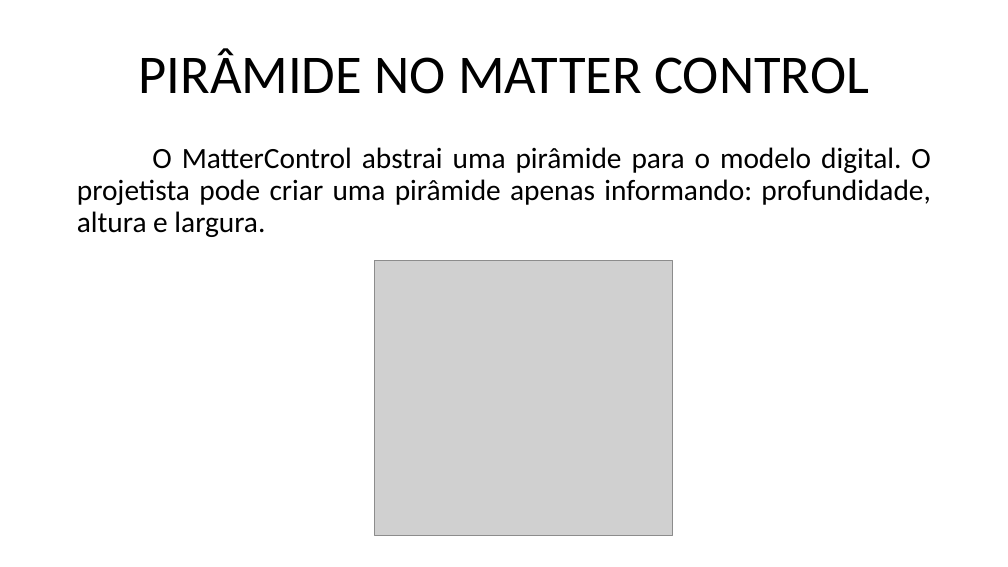
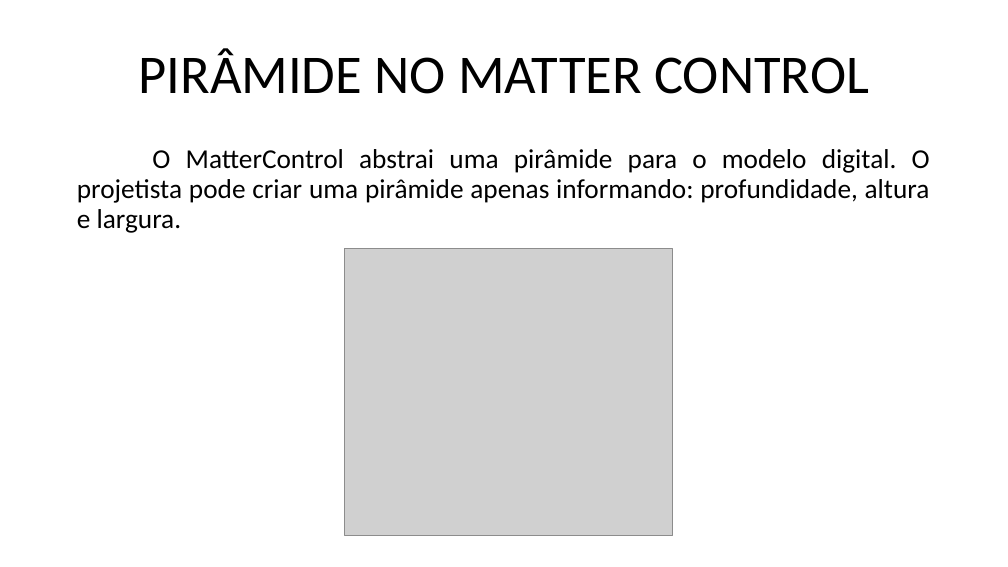
Before and after one commit to marcosdosea/ManualImpessora3D, a slide deck: slide 8 of Curso/Fundamentos de impressão 3D - Objetos.pptx. Drawn at 1008x567 pixels with LibreOffice and Linux fonts; fonts in the diff are those of the drawing; grey boxes stand for pictures. Boxes give left, top, right and bottom in pixels: in the first picture for what was removed or moved away, otherwise in the second. Text is boxed around its words. In the diff, an @@ line names an element or a change of style, - is before the commit and + after.

```diff
--- a/Curso/Fundamentos de impressão 3D - Objetos.pptx
+++ b/Curso/Fundamentos de impressão 3D - Objetos.pptx
@@ text "O MatterControl abstrai uma pirâmide ..." at (77,149,930,233): size 28 to 26 pt @@
@@ picture: place and size @@
-picture at (375,260,673,536)
+picture at (345,249,673,536)
```
Also in this commit, not shown: 15 other slides changed, 7 slides added, 6 other files.
